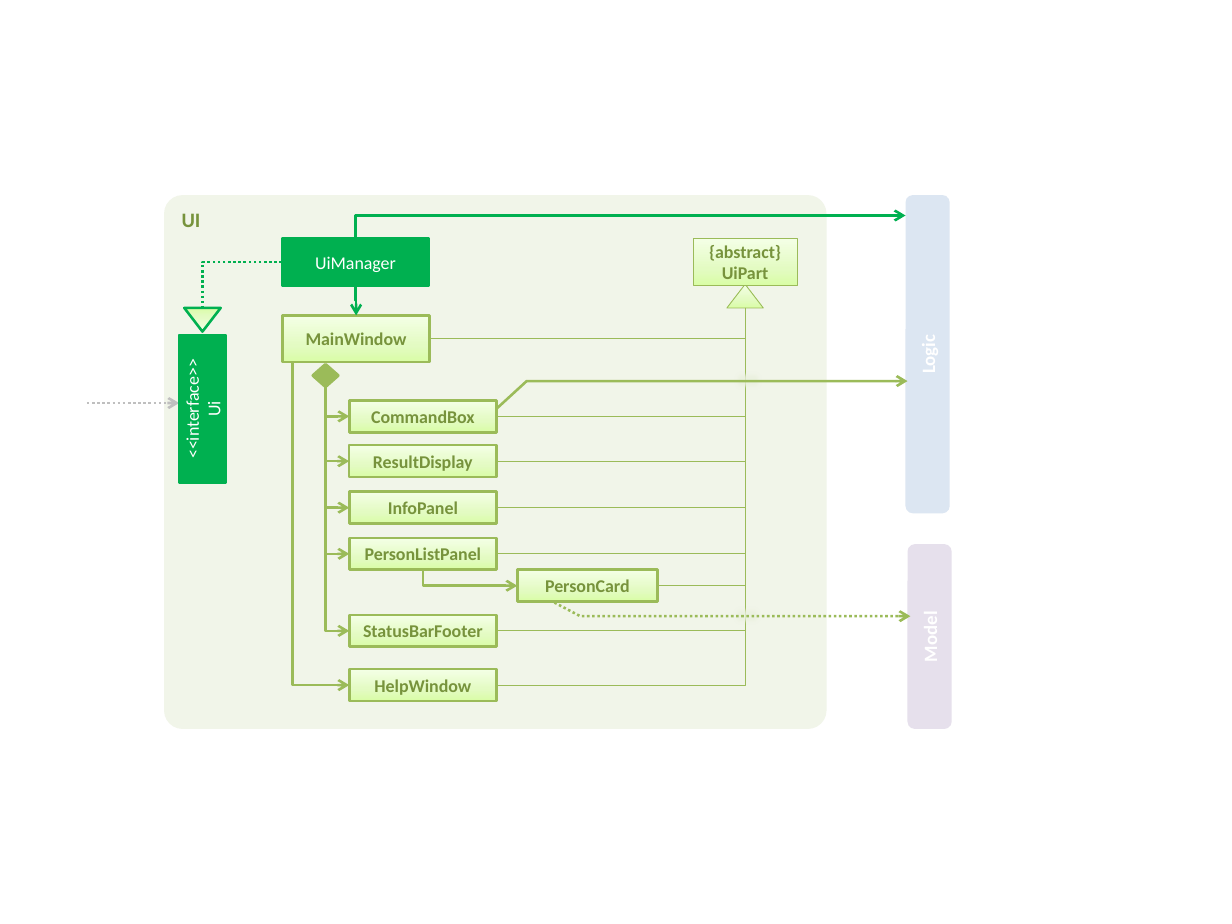
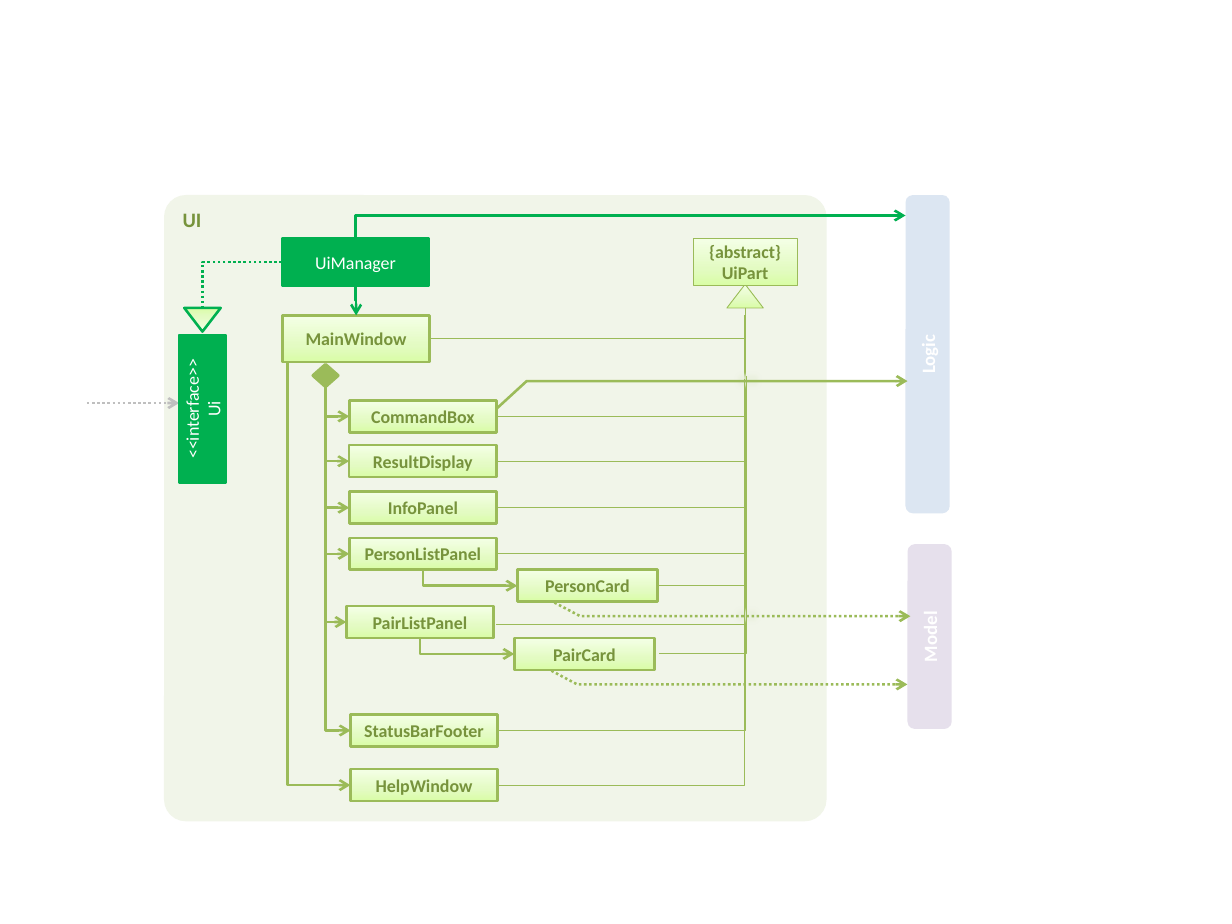
Before and after one commit to sherlynng/main, a slide deck: slide 1 of docs/diagrams/UiComponentClassDiagram.pptx. Drawn at 1232x924 pixels with LibreOffice and Linux fonts; fonts in the diff are those of the drawing. Boxes give left, top, right and bottom in pixels: in the first picture for what was removed or moved away, otherwise in the second. Text is boxed around its words. In the diff, an @@ line names an element or a change of style, - is before the commit and + after.

```diff
--- a/docs/diagrams/UiComponentClassDiagram.pptx
+++ b/docs/diagrams/UiComponentClassDiagram.pptx
@@ rounded rectangle "UI": place and size @@
-rounded rectangle "UI" at [164, 195, 827, 728]
+rounded rectangle "UI" at [164, 195, 827, 821]
@@ elbow line moved from (745, 308) - (496, 685) to (744, 315) - (498, 785) @@
@@ elbow line moved from (745, 308) - (496, 631) to (745, 308) - (498, 731) @@
@@ elbow arrow moved from (293, 362) - (350, 685) to (287, 362) - (350, 785) @@
@@ elbow arrow moved from (325, 387) - (350, 631) to (325, 387) - (350, 731) @@
@@ elbow arrow added from (325, 387) to (346, 622), #9BBB59 1.5 pt @@
@@ elbow line added from (744, 379) to (496, 625), #9BBB59 0.5 pt @@
@@ elbow line added from (747, 376) to (659, 654), #9BBB59 0.5 pt @@
@@ rectangle added at [346, 606, 494, 638], fill gradient #DAFDA7 to #E4FCC2 to #F5FFE7, outline #9BBB59 1.5 pt, 10.5 pt, text #77933C, bold @@
+PairListPanel
@@ elbow arrow added from (420, 638) to (514, 654), #9BBB59 1.5 pt @@
@@ rectangle added at [514, 638, 654, 670], fill gradient #DAFDA7 to #E4FCC2 to #F5FFE7, outline #9BBB59 1.5 pt, 10.5 pt, text #77933C, bold @@
+PairCard
@@ freeform shape added at [552, 671, 908, 685], outline #9BBB59 1.5 pt dashed @@
@@ rectangle "StatusBarFooter": place and size @@
-rectangle "StatusBarFooter" at [350, 615, 498, 647]
+rectangle "StatusBarFooter" at [350, 715, 498, 747]
@@ rectangle "HelpWindow": place and size @@
-rectangle "HelpWindow" at [350, 669, 498, 701]
+rectangle "HelpWindow" at [350, 769, 498, 801]
```
Also in this commit, not shown: 7 other files.
